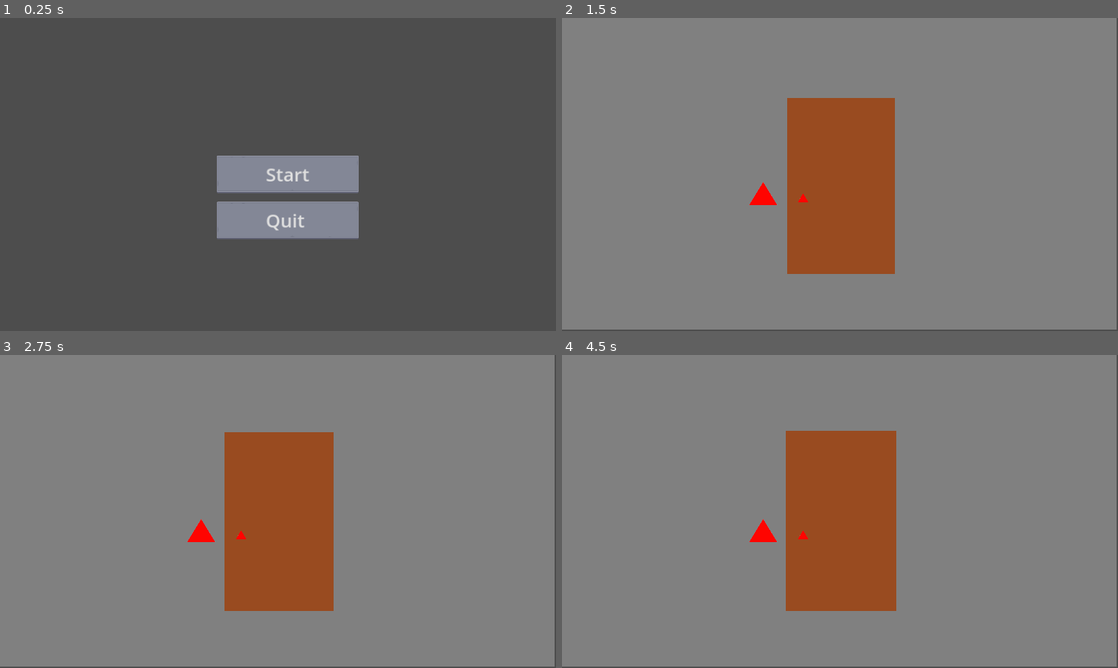
Above: before the commit, frames 1-4 (two rows, left to right).
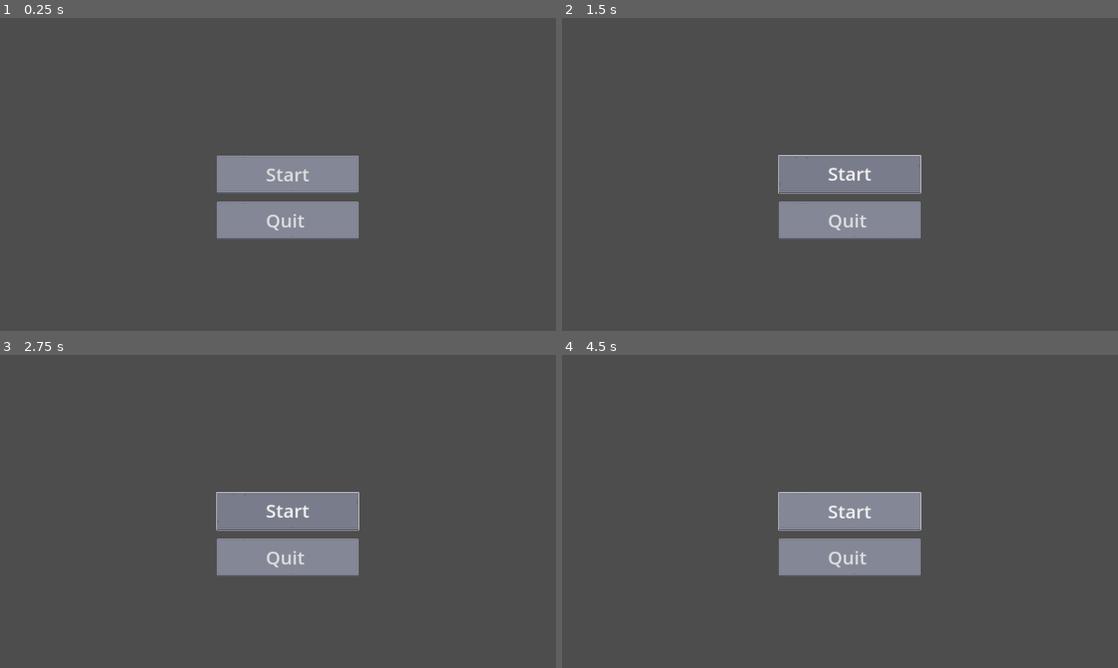
Above: after the commit, the same moments.

Repository: jaakop/TrickOrTrap
Game: Godot game, scene res://scenes/main_menu/main_menu.tscn
Two runs of this game, one before a commit and one after it. Both use one fixed random seed, a clock stepped at 60 frames per second and the inputs below. This scene is started directly instead of the project's main scene.
Inputs (mouse positions are in pixels of both pictures, inside the frame that each line leads up to):
- Up to frame 1 (0.25 s): no input
- Up to frame 2 (1.5 s): click "Start" at 0.5 s; click (851, 174) at 1.25 s, where only the run after the commit has a clickable "Start"
- Up to frame 3 (2.75 s): click (278, 524) at 2.02 s
- Up to frame 4 (4.5 s): click (801, 533) at 2.77 s; click (840, 524) at 3.52 s; click (801, 533) at 4.27 s

The runs differ from the first frame. In frame 2, 98% of the frame differs, in the area x 0-100%, y 0-100%; in frame 3, 98%; in frame 4, 98%.

Commit message:
Added shadow when clicking on the lights

Diff:
--- a/main_theme.tres
+++ b/main_theme.tres
@@ -17,6 +17,7 @@
 texture_margin_top = 10.0
 texture_margin_right = 10.0
 texture_margin_bottom = 10.0
+axis_stretch_vertical = 1
 
 [sub_resource type="StyleBoxTexture" id="StyleBoxTexture_5avyi"]
 texture = ExtResource("2_83ogl")
--- a/scenes/main_menu/main_menu.tscn
+++ b/scenes/main_menu/main_menu.tscn
@@ -8,7 +8,6 @@
 anchors_preset = 0
 theme = ExtResource("1_wfi1s")
 script = ExtResource("2_um17i")
-mainScene = "res://scenes/main_scene/main_scene.tscn"
 
 [node name="Button" type="Button" parent="."]
 layout_mode = 0
--- a/scenes/main_scene/main_scene.gd
+++ b/scenes/main_scene/main_scene.gd
@@ -5,12 +5,17 @@
 
 @export_file var characherScene: String;
 
+@export var shadow: TextureRect;
+
 @onready var global = $"/root/Global" as Globals
 @onready var timer = $"./Timer" as Timer;
 
 @onready var door = $"./Door" as Door;
 
 var characterReady: bool;
+
+var lightTimer: float;
+@export var lightLength: float;
 
 func _ready():
     if(global.currentCharacter == null):
@@ -20,6 +25,11 @@
     pass;
 
 func _process(delta):
+    if(lightTimer > 0):
+        lightTimer -= delta;
+        if(lightTimer < 0):
+            shadow.hide();
+            startCharacterTimer();
     pass;
 
 func _on_light_switch_pressed():
@@ -27,7 +37,9 @@
         print("Evil character yeeted!");
     else:
         print("Good guy yeeted :C");
-    startCharacterTimer();
+
+    shadow.show();
+    lightTimer = lightLength;
     pass # Replace with function body.
 
 func _on_handle_pressed():
--- a/scenes/main_scene/main_scene.tscn
+++ b/scenes/main_scene/main_scene.tscn
@@ -1,12 +1,13 @@
-[gd_scene load_steps=6 format=3 uid="uid://dspfgwwtorllt"]
+[gd_scene load_steps=7 format=3 uid="uid://dspfgwwtorllt"]
 
 [ext_resource type="Script" path="res://scenes/main_scene/main_scene.gd" id="1_7c8mb"]
 [ext_resource type="Texture2D" uid="uid://dgsmsn7nyn1j0" path="res://square.png" id="2_okn60"]
 [ext_resource type="Texture2D" uid="uid://b40pi3e0c8mch" path="res://Door.png" id="3_axe38"]
 [ext_resource type="Script" path="res://scenes/main_scene/door.gd" id="4_grahw"]
 [ext_resource type="Texture2D" uid="uid://eufldexus7oa" path="res://arrow.png" id="4_ym5qv"]
+[ext_resource type="Texture2D" uid="uid://10v8r01qpi8m" path="res://shadow.png" id="6_ppvin"]
 
-[node name="MainScene" type="Control"]
+[node name="MainScene" type="Control" node_paths=PackedStringArray("shadow")]
 layout_mode = 3
 anchors_preset = 15
 anchor_right = 1.0
@@ -17,6 +18,8 @@
 timeMin = 1.0
 timeMax = 3.0
 characherScene = "res://scenes/character/character_view.tscn"
+shadow = NodePath("Shadow")
+lightLength = 2.0
 
 [node name="Background2" type="TextureRect" parent="."]
 layout_mode = 0
@@ -63,6 +66,13 @@
 [node name="Timer" type="Timer" parent="."]
 one_shot = true
 
+[node name="Shadow" type="TextureRect" parent="."]
+visible = false
+layout_mode = 0
+offset_right = 1916.0
+offset_bottom = 1080.0
+texture = ExtResource("6_ppvin")
+
 [connection signal="pressed" from="Door/TextureButton" to="." method="_on_texture_button_pressed"]
 [connection signal="pressed" from="Handle" to="." method="_on_handle_pressed"]
 [connection signal="pressed" from="LightSwitch" to="." method="_on_light_switch_pressed"]
Binary file added: shadow.png
Not shown, added: shadow.png.import
